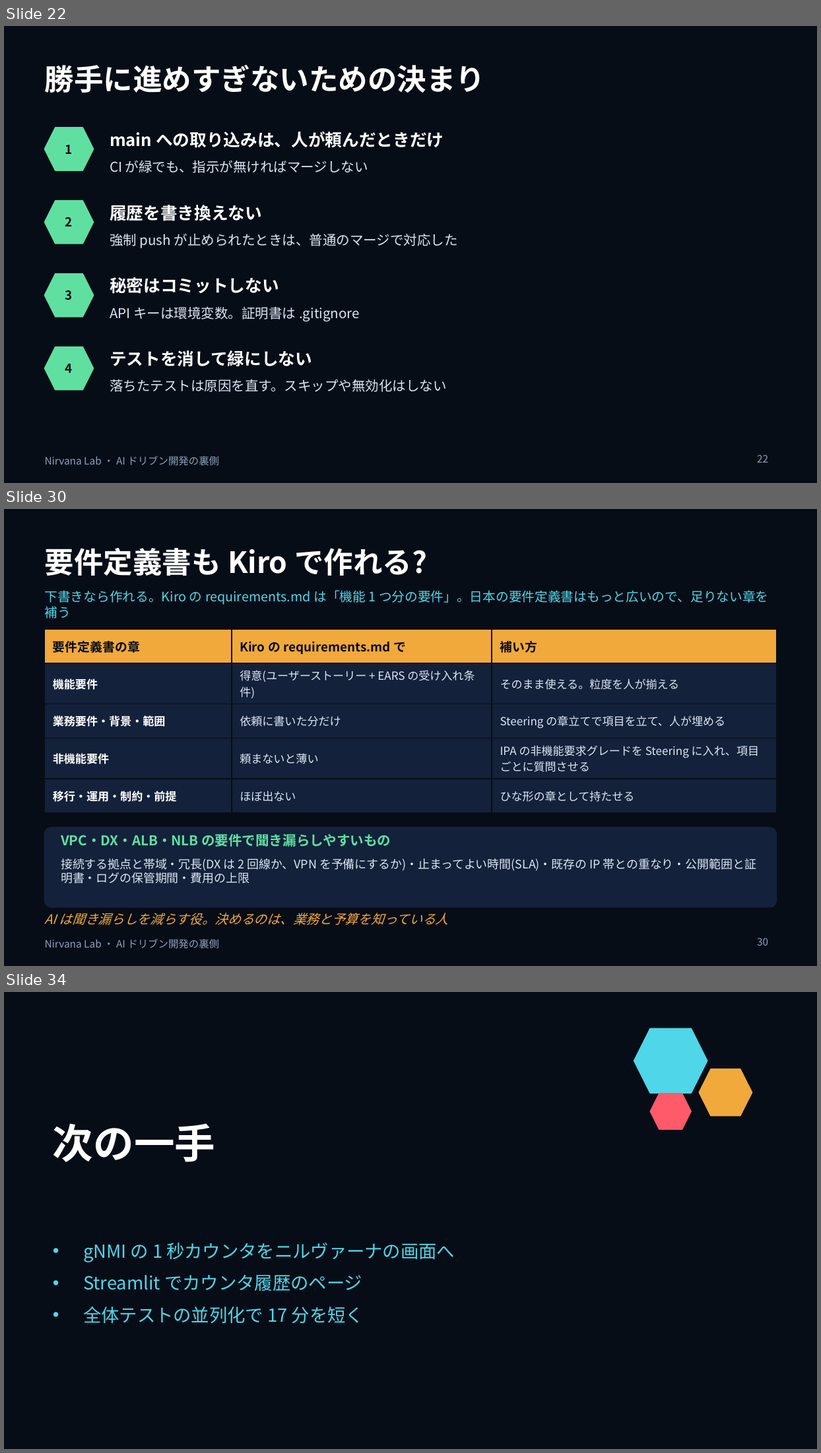
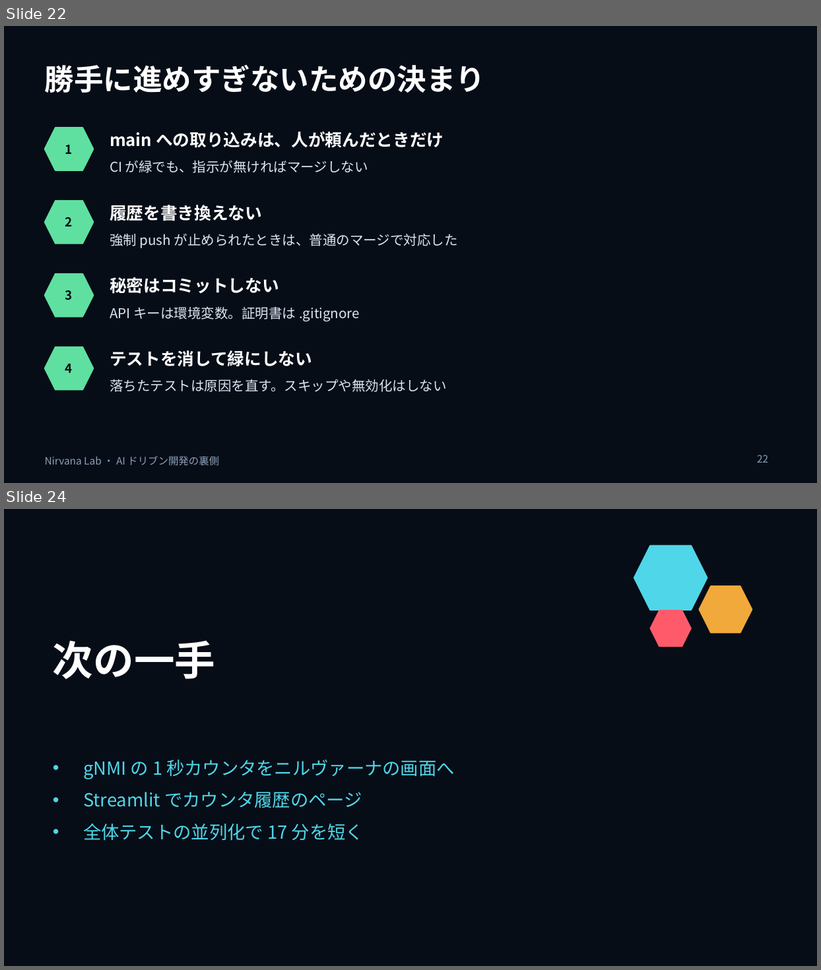
Before and after one commit to w-index-m/nirvana-lab, a slide deck: docs/ai-driven-dev-behind-the-scenes.pptx. Shown one above the other, each under a label of ours: slides 22, 30 and 34 before the commit, slides 22 and 24 after it; the slides between them are not shown. The pictures are 821x1453 and 821x970 pixels, drawn with LibreOffice and Linux fonts; fonts in the diff are those of the drawing. Boxes give left, top, right and bottom in pixels: in the first picture for what was removed or moved away, otherwise in the second. Text is boxed around its words. In the diff, an @@ line names an element or a change of style, - is before the commit and + after.

```diff
--- a/docs/ai-driven-dev-behind-the-scenes.pptx
+++ b/docs/ai-driven-dev-behind-the-scenes.pptx
@@ slide 30 removed at (4, 509, 817, 966), background #070D17; not listed: 1 template element that a slide beside it also shows @@
@@ title removed at (45, 548, 427, 576) @@
-要件定義書も Kiro で作れる?
@@ text removed at (45, 590, 769, 619) @@
-下書きなら作れる。Kiro の requirements.md は「機能 1 つ分の要件」。日本の要件定義書はもっと広いので、足りない章を補う
@@ table removed at (45, 629, 776, 805), 5 rows, 3 columns @@
-要件定義書の章 | Kiro の requirements.md で | 補い方
-機能要件 | 得意(ユーザーストーリー + EARS の受け入れ条件) | そのまま使える。粒度を人が揃える
-業務要件・背景・範囲 | 依頼に書いた分だけ | Steering の章立てで項目を立て、人が埋める
-非機能要件 | 頼まないと薄い | IPA の非機能要求グレードを Steering に入れ、項目ごとに質問させる
-移行・運用・制約・前提 | ほぼ出ない | ひな形の章として持たせる
@@ rounded rectangle removed at (45, 828, 776, 908) @@
@@ text removed at (61, 834, 391, 847) @@
-VPC・DX・ALB・NLB の要件で聞き漏らしやすいもの
@@ text removed at (61, 859, 756, 884) @@
-接続する拠点と帯域・冗長(DX は 2 回線か、VPN を予備にするか)・止まってよい時間(SLA)・既存の IP 帯との重なり・公開範囲と証明書・ログの保管期間・費用の上限
@@ text removed at (45, 913, 449, 925) @@
-AI は聞き漏らしを減らす役。決めるのは、業務と予算を知っている人
@@ page number removed at (757, 938, 768, 946) @@
-30
@@ what was slide 34 is now slide 24 @@
```
Also in this commit, not shown: 1 slide changed, 9 other slides removed, 6 other files.
